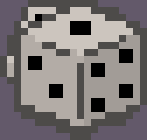
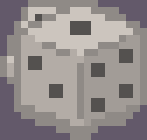
Two versions of the same layered image (147x140). Layer-by-layer changes:
painted on "Dice01.png" over (14, 0, 147, 133)
painted on "Dice02.png" over (14, 0, 147, 133)
painted on "Dice03.png" over (14, 0, 147, 133)
painted on "Dice04.png" over (14, 0, 147, 133)
painted on "Dice05.png" over (14, 0, 147, 133)
painted on "Dice06.png" over (14, 0, 147, 133)
painted on "Dice07.png" over (0, 0, 140, 119)
painted on "Dice08.png" over (14, 0, 133, 140)
painted on "Dice09.png" over (14, 7, 140, 140)
painted on "Dice10.png" over (7, 7, 147, 126)
painted on "Dice11.png" over (7, 7, 147, 126)
